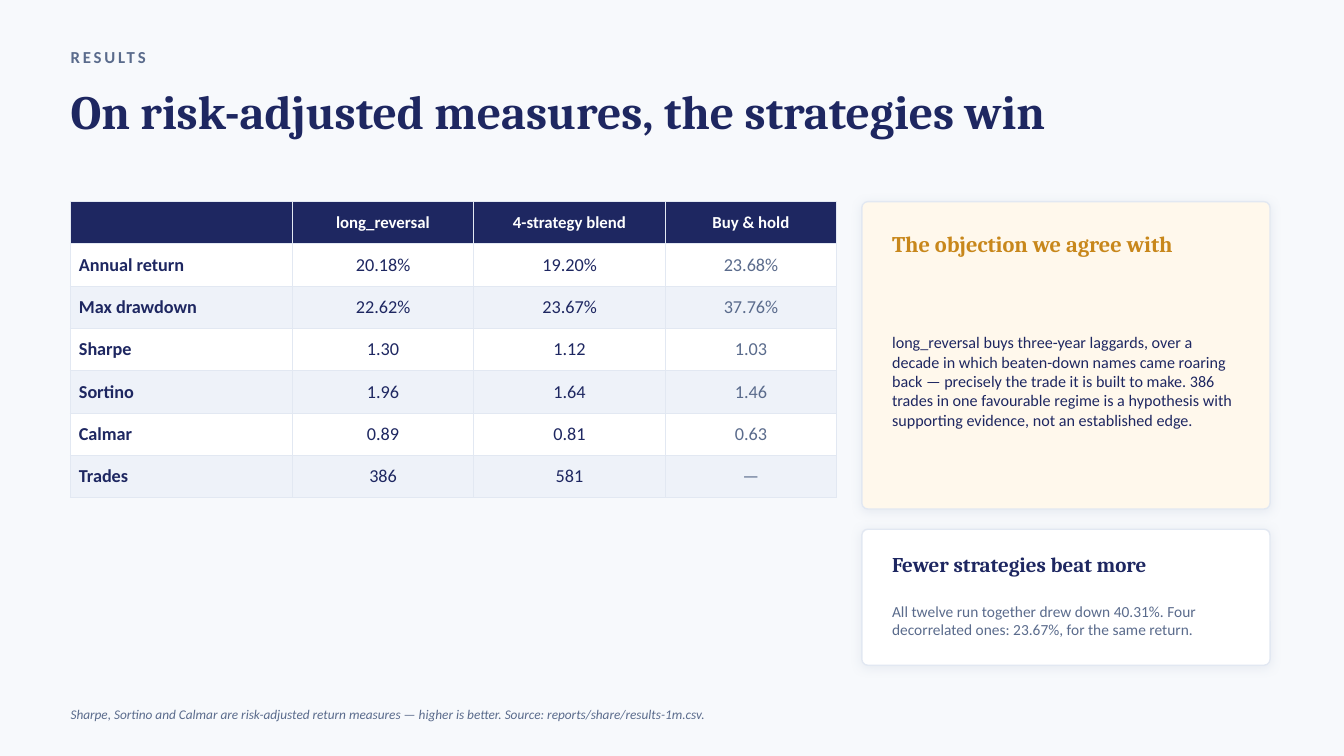
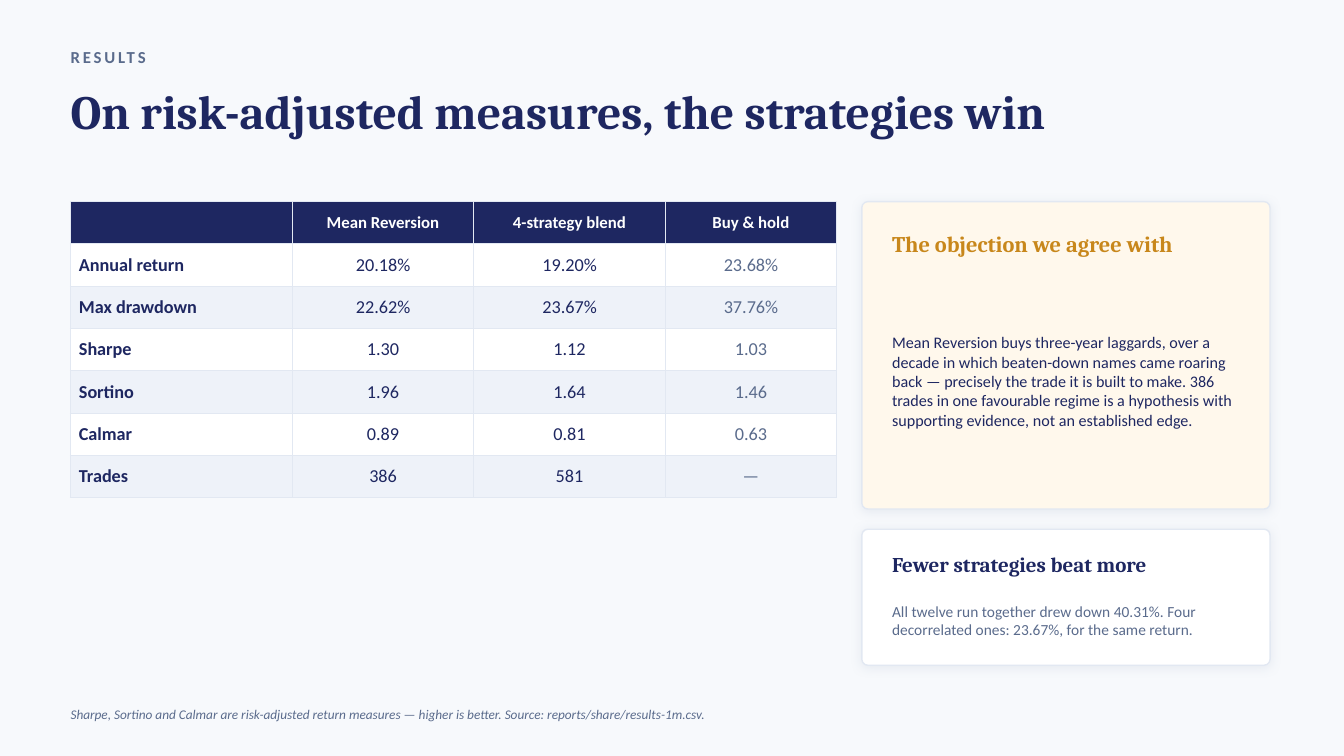
Before and after one commit to Thatva1/fabel5-, a slide deck: slide 7 of investor-pack/Trade-Assistant-Investor-Deck.pptx. Drawn at 1344x756 pixels with LibreOffice and Linux fonts; fonts in the diff are those of the drawing. Boxes give left, top, right and bottom in pixels: in the first picture for what was removed or moved away, otherwise in the second. Text is boxed around its words. In the diff, an @@ line names an element or a change of style, - is before the commit and + after.

Commit message:
Update strategies, add isolated backtesting, and refresh investor deck
- Add scripts for isolated backtesting and environment patching (isolated_backtest.py, test_one.py, patch_config.py)
- Update momentum variants, US symbol configurations, and main config.yaml
- Save comprehensive CSV performance reports for all isolated strategies
- Modify backtest execution pipeline (run_csv_backtest.py, update_strategies.py)
- Rebuild and update the investor pitch deck (Trade-Assistant-Investor-Deck.pptx) to reflect the latest results

```diff
--- a/investor-pack/Trade-Assistant-Investor-Deck.pptx
+++ b/investor-pack/Trade-Assistant-Investor-Deck.pptx
@@ table at [71, 202, 837, 486] @@
-row 1, column 2: long_reversal
+row 1, column 2: Mean Reversion
@@ text at [892, 336, 1232, 429]: text changed @@
-long_reversal buys three-year laggards, over a decade in which beaten-down names came roaring back — precisely the trade it is built to make. 386 trades in one favourable regime is a hypothesis with supporting evidence, not an established edge.
+Mean Reversion buys three-year laggards, over a decade in which beaten-down names came roaring back — precisely the trade it is built to make. 386 trades in one favourable regime is a hypothesis with supporting evidence, not an established edge.
```
Also in this commit, not shown: 12 other files.
